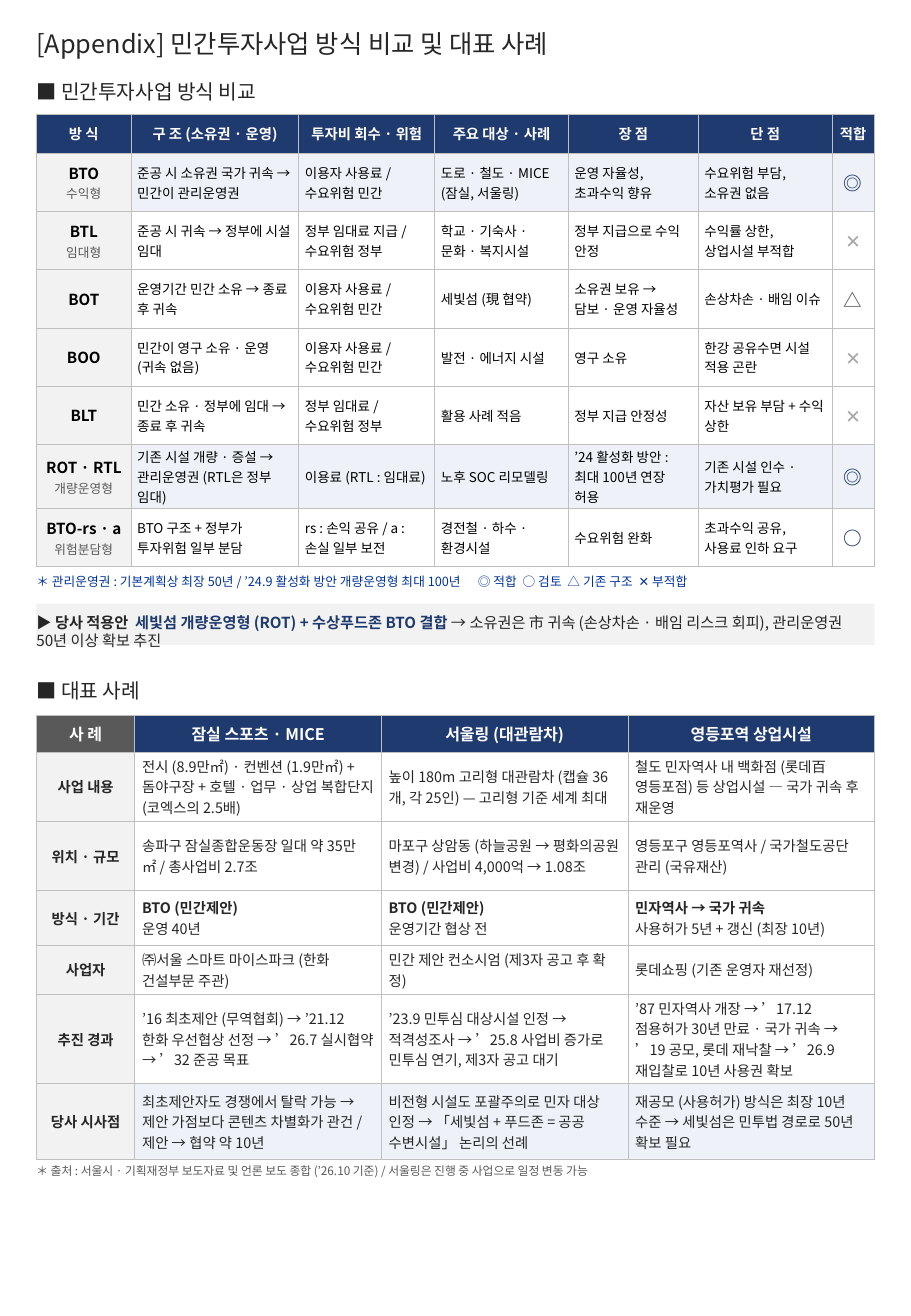
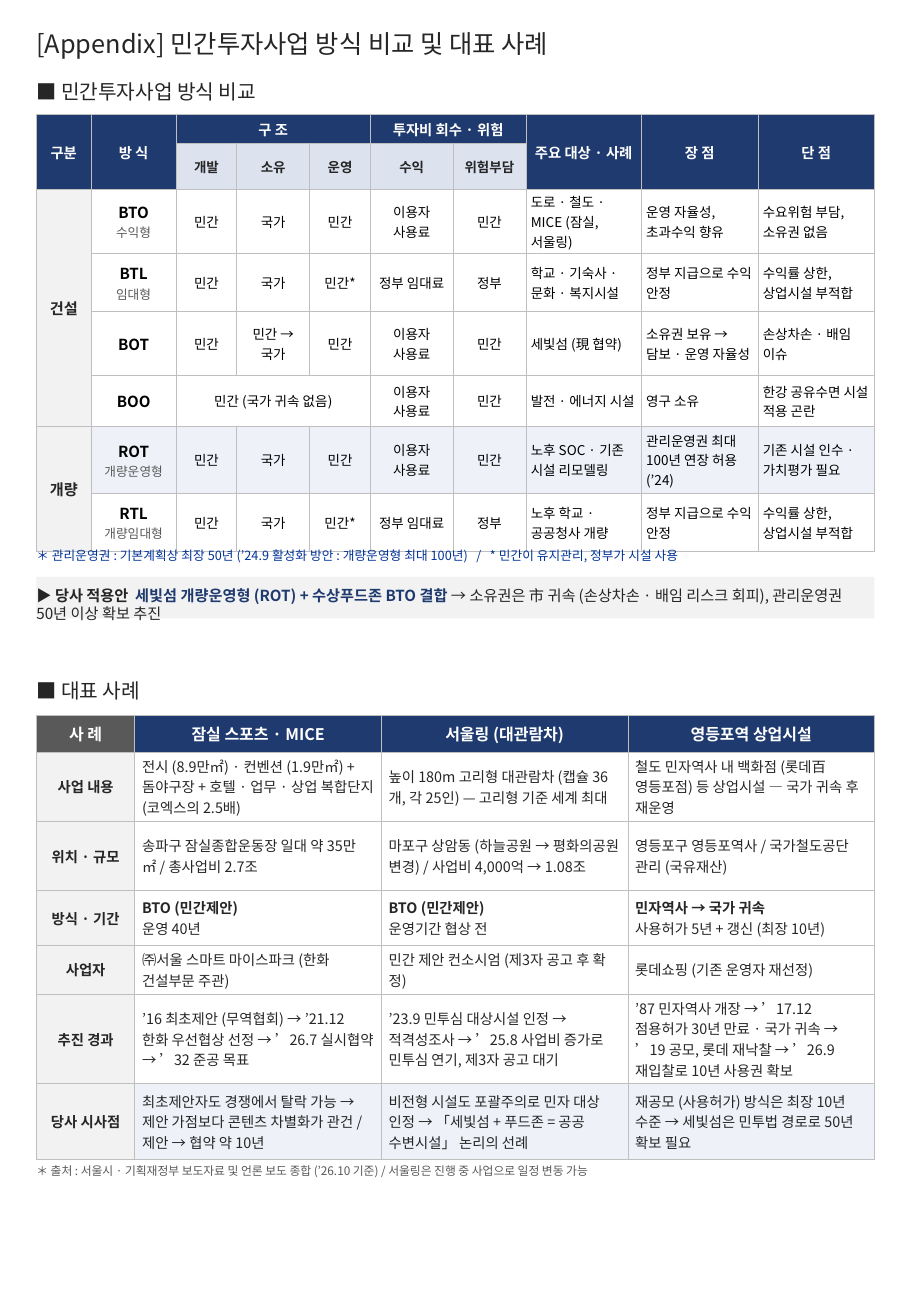
Before and after one commit to ukyung8822/test1, a slide deck: slide 1 of Appendix_민간투자방식_비교_및_사례.pptx. Drawn at 911x1316 pixels with LibreOffice and Linux fonts; fonts in the diff are those of the drawing. Boxes give left, top, right and bottom in pixels: in the first picture for what was removed or moved away, otherwise in the second. Text is boxed around its words. In the diff, an @@ line names an element or a change of style, - is before the commit and + after.

```diff
--- a/Appendix_민간투자방식_비교_및_사례.pptx
+++ b/Appendix_민간투자방식_비교_및_사례.pptx
@@ table at [36, 114, 875, 543] @@
-column 1: 방 식 | BTO / 수익형 | BTL / 임대형 | BOT | BOO | BLT | ROT · RTL / 개량운영형 | BTO-rs · a / 위험분담형
-column 2: 구 조 (소유권 · 운영) | 준공 시 소유권 국가 귀속 → 민간이 관리운영권 | 준공 시 귀속 → 정부에 시설 임대 | 운영기간 민간 소유 → 종료 후 귀속 | 민간이 영구 소유 · 운영 (귀속 없음) | 민간 소유 · 정부에 임대 → 종료 후 귀속 | 기존 시설 개량 · 증설 → 관리운영권 (RTL은 정부 임대) | BTO 구조 + 정부가 투자위험 일부 분담
-column 3: 투자비 회수 · 위험 | 이용자 사용료 / 수요위험 민간 | 정부 임대료 지급 / 수요위험 정부 | 이용자 사용료 / 수요위험 민간 | 이용자 사용료 / 수요위험 민간 | 정부 임대료 / 수요위험 정부 | 이용료 (RTL : 임대료) | rs : 손익 공유 / a : 손실 일부 보전
-column 4: 주요 대상 · 사례 | 도로 · 철도 · MICE (잠실, 서울링) | 학교 · 기숙사 · 문화 · 복지시설 | 세빛섬 (現 협약) | 발전 · 에너지 시설 | 활용 사례 적음 | 노후 SOC 리모델링 | 경전철 · 하수 · 환경시설
-column 5: 장 점 | 운영 자율성, 초과수익 향유 | 정부 지급으로 수익 안정 | 소유권 보유 → 담보 · 운영 자율성 | 영구 소유 | 정부 지급 안정성 | ’24 활성화 방안 : 최대 100년 연장 허용 | 수요위험 완화
-column 6: 단 점 | 수요위험 부담, 소유권 없음 | 수익률 상한, 상업시설 부적합 | 손상차손 · 배임 이슈 | 한강 공유수면 시설 적용 곤란 | 자산 보유 부담 + 수익 상한 | 기존 시설 인수 · 가치평가 필요 | 초과수익 공유, 사용료 인하 요구
-column 7: 적합 | ◎ | ✕ | △ | ✕ | ✕ | ◎ | ○
+column 1: 구분 |  | 건설 |  |  |  | 개량 | 
+column 2: 방 식 |  | BTO / 수익형 | BTL / 임대형 | BOT | BOO | ROT / 개량운영형 | RTL / 개량임대형
+column 3: 구 조 | 개발 | 민간 | 민간 | 민간 | 민간 (국가 귀속 없음) | 민간 | 민간
+column 4:  | 소유 | 국가 | 국가 | 민간 → 국가 |  | 국가 | 국가
+column 5:  | 운영 | 민간 | 민간* | 민간 |  | 민간 | 민간*
+column 6: 투자비 회수 · 위험 | 수익 | 이용자 사용료 | 정부 임대료 | 이용자 사용료 | 이용자 사용료 | 이용자 사용료 | 정부 임대료
+column 7:  | 위험부담 | 민간 | 정부 | 민간 | 민간 | 민간 | 정부
+column 8: 주요 대상 · 사례 |  | 도로 · 철도 · MICE (잠실, 서울링) | 학교 · 기숙사 · 문화 · 복지시설 | 세빛섬 (現 협약) | 발전 · 에너지 시설 | 노후 SOC · 기존 시설 리모델링 | 노후 학교 · 공공청사 개량
+column 9: 장 점 |  | 운영 자율성, 초과수익 향유 | 정부 지급으로 수익 안정 | 소유권 보유 → 담보 · 운영 자율성 | 영구 소유 | 관리운영권 최대 100년 연장 허용 (’24) | 정부 지급으로 수익 안정
+column 10: 단 점 |  | 수요위험 부담, 소유권 없음 | 수익률 상한, 상업시설 부적합 | 손상차손 · 배임 이슈 | 한강 공유수면 시설 적용 곤란 | 기존 시설 인수 · 가치평가 필요 | 수익률 상한, 상업시설 부적합
@@ text at [52, 546, 678, 563]: text changed @@
-＊ 관리운영권 : 기본계획상 최장 50년 / ’24.9 활성화 방안 개량운영형 최대 100년 ◎ 적합 ○ 검토 △ 기존 구조 ✕ 부적합
+＊ 관리운영권 : 기본계획상 최장 50년 (’24.9 활성화 방안 : 개량운영형 최대 100년) / * 민간이 유지관리, 정부가 시설 사용
@@ rectangle "▶ 당사 적용안 세빛섬 개량운영형 ...": place and size @@
-rectangle "▶ 당사 적용안 세빛섬 개량운영형 ..." at [36, 604, 875, 645]
+rectangle "▶ 당사 적용안 세빛섬 개량운영형 ..." at [36, 577, 875, 618]
```
Also in this commit, not shown: 1 other file.
